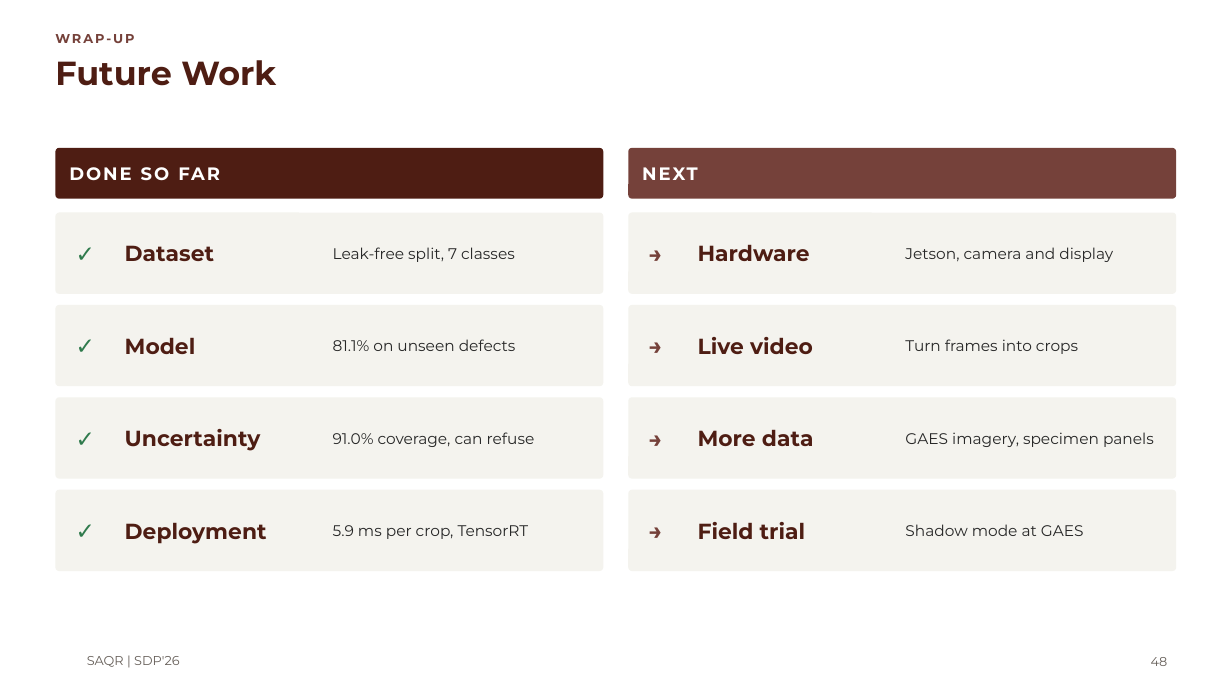
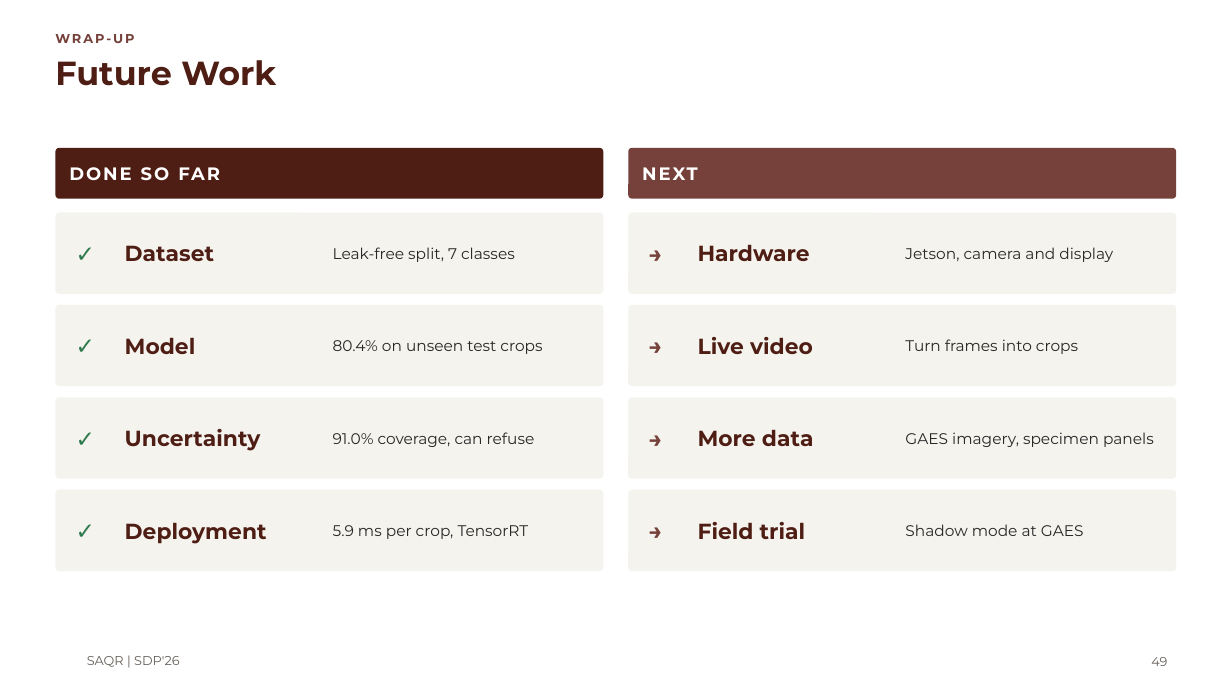
Before and after one commit to MASAR-AUS/SAQR, a slide deck: slide 49 of SAQR CMP490 Presentation.pptx (slide 48 before the commit). Drawn at 1232x693 pixels with LibreOffice and Linux fonts; fonts in the diff are those of the drawing; background and template pictures are left out. Boxes give left, top, right and bottom in pixels: in the first picture for what was removed or moved away, otherwise in the second. Text is boxed around its words. In the diff, an @@ line names an element or a change of style, - is before the commit and + after.

```diff
--- a/SAQR CMP490 Presentation.pptx
+++ b/SAQR CMP490 Presentation.pptx
@@ text at (333, 340, 542, 354): text changed @@
-81.1% on unseen defects
+80.4% on unseen test crops
```
Also in this commit, not shown: 15 other slides changed, 3 other files.
